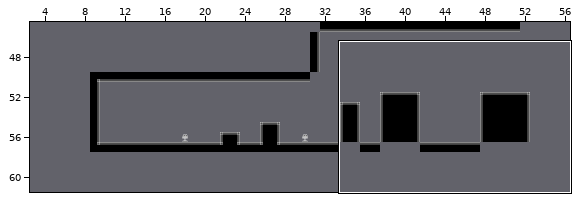
An edit to a level. Tiled map (JSON), deploy/assets/maps/demo_level_tutorial.json. Above: a wide view before the commit, with the close-up outlined.
Close-up. Earlier state:
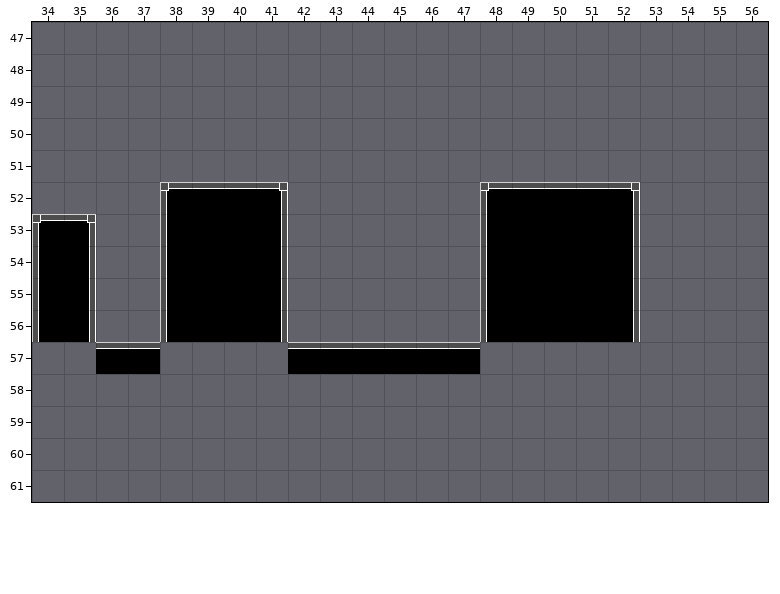
Cells are 32x32 px. Shown: x 34..56, y 47..61. The commit also changed other parts of the map, which this record leaves out. The old version is drawn lined up with the new one.
Once edited:
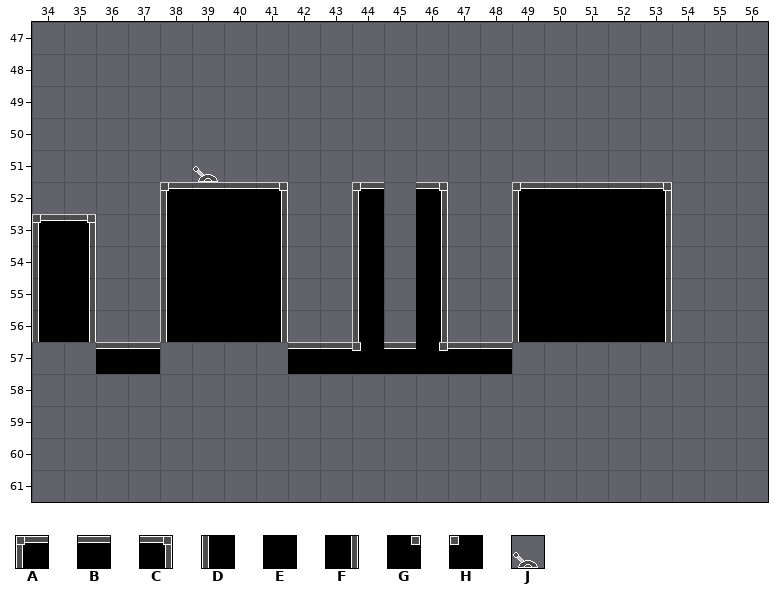
Key: from "Tiles": A 0, B 1, C 2, D 10, E 11, F 12, G 24, H 25, J 41.
_ is an empty cell, . an unchanged one.
Objects are placed by their top-left corner, in cells (3,4 is the top-left corner of cell 3,4); size is 1x1 cell unless given.
Diff:
everything moved by +6,+0 cells (the old picture is shown already moved)
--- layer "world"
@@ x 44..53 @@
-52 _._.AB..C_
-53 _._.DE..F_
-54 _._.DE..F_
-55 _._.DE..F_
-56 _._.DE..F_
-57 B.B._.....
+52 A.C._A..BC
+53 D.F._D..EF
+54 D.F._D..EF
+55 D.F._D..EF
+56 D.F._D..EF
+57 H.G.B.....
--- layer "levers" (added)
+J at 39,51
Where, in picture pixels (left, top, right, bottom), the same in both close-ups:
added: (193, 166, 218, 182)
changed: (352, 182, 384, 351)
changed: (416, 182, 448, 351)
changed: (480, 182, 521, 374)
changed: (631, 182, 672, 342)
